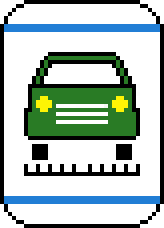
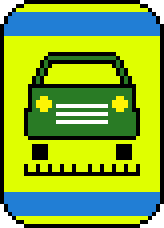
Two versions of the same layered image (164 × 228). Layer-by-layer changes:
painted on "Car body" over [104, 104, 108, 108]
painted on "Color bands" over [4, 12, 160, 216]
painted on "Background" over [4, 4, 160, 224]
